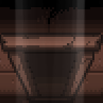
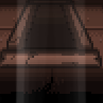
Layered file, before and after one edit (w=103, h=103). Changes by layer:
painted on "Layer 1" over (0, 0, 103, 103)
